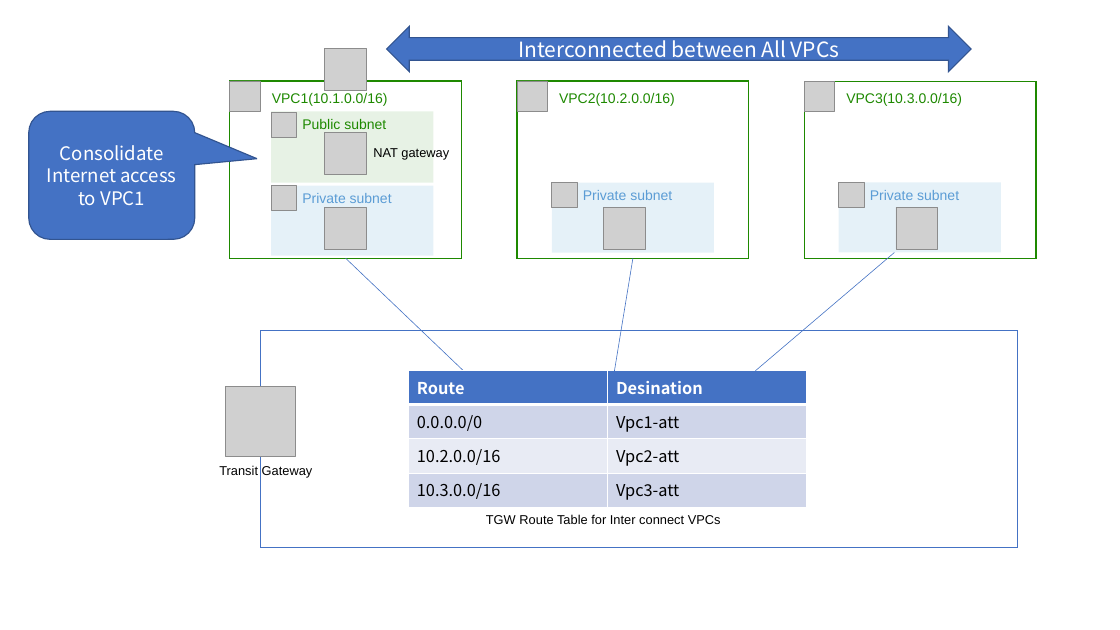
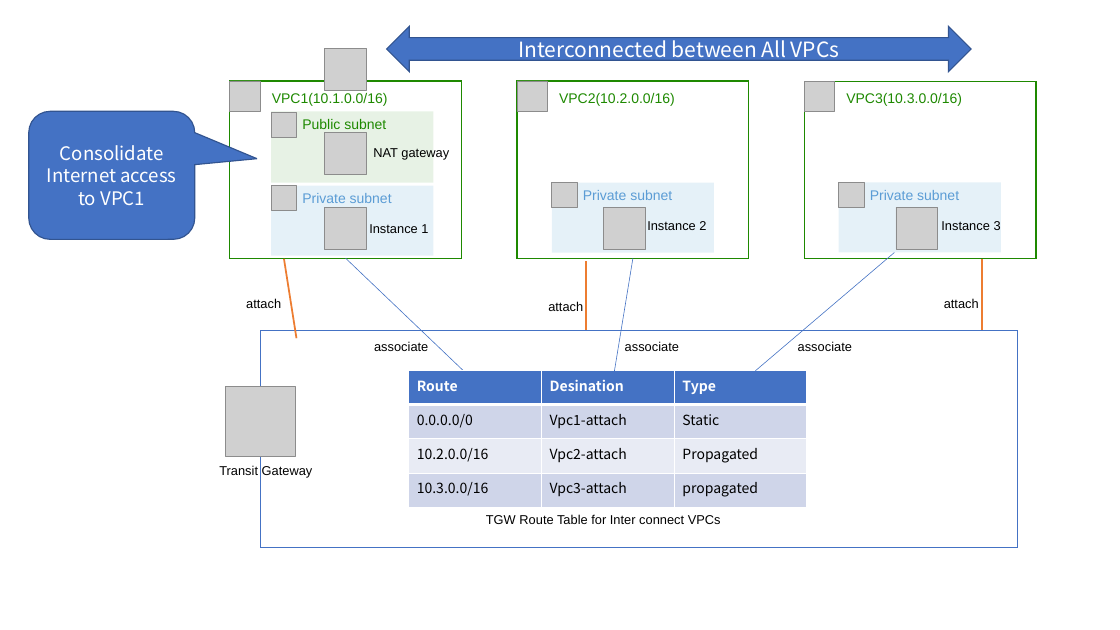
Before and after one commit to tomofuminijo/aws-transit-gateway-demo, a slide deck: slide 1 of images/images.pptx. Drawn at 1120x630 pixels with LibreOffice and Linux fonts; fonts in the diff are those of the drawing; grey boxes stand for pictures. Boxes give left, top, right and bottom in pixels: in the first picture for what was removed or moved away, otherwise in the second. Text is boxed around its words. In the diff, an @@ line names an element or a change of style, - is before the commit and + after.

```diff
--- a/images/images.pptx
+++ b/images/images.pptx
@@ text added at bbox=[369, 224, 428, 233], 11 pt, text #000000 @@
+Instance 1
@@ text added at bbox=[647, 221, 706, 230], 11 pt, text #000000 @@
+Instance 2
@@ text added at bbox=[941, 221, 1001, 230], 11 pt, text #000000 @@
+Instance 3
@@ line added from (284, 259) to (297, 339), #ED7D31 1.5 pt @@
@@ line added from (586, 261) to (586, 330), #ED7D31 1.5 pt @@
@@ line added from (982, 259) to (982, 330), #ED7D31 1.5 pt @@
@@ text added at bbox=[246, 298, 281, 308], 11 pt, text #000000 @@
+attach
@@ text added at bbox=[944, 298, 979, 308], 11 pt, text #000000 @@
+attach
@@ text added at bbox=[548, 301, 583, 311], 11 pt, text #000000 @@
+attach
@@ text added at bbox=[374, 341, 428, 351], 11 pt, text #000000 @@
+associate
@@ text added at bbox=[625, 341, 679, 351], 11 pt, text #000000 @@
+associate
@@ text added at bbox=[798, 341, 852, 351], 11 pt, text #000000 @@
+associate
@@ table at bbox=[408, 371, 807, 507] @@
-column 2: Desination | Vpc1-att | Vpc2-att | Vpc3-att
+column 2: Desination | Vpc1-attach | Vpc2-attach | Vpc3-attach
+column 3: Type | Static | Propagated | propagated
```
Also in this commit, not shown: 1 other slide changed, 2 slides added, 12 other files.
